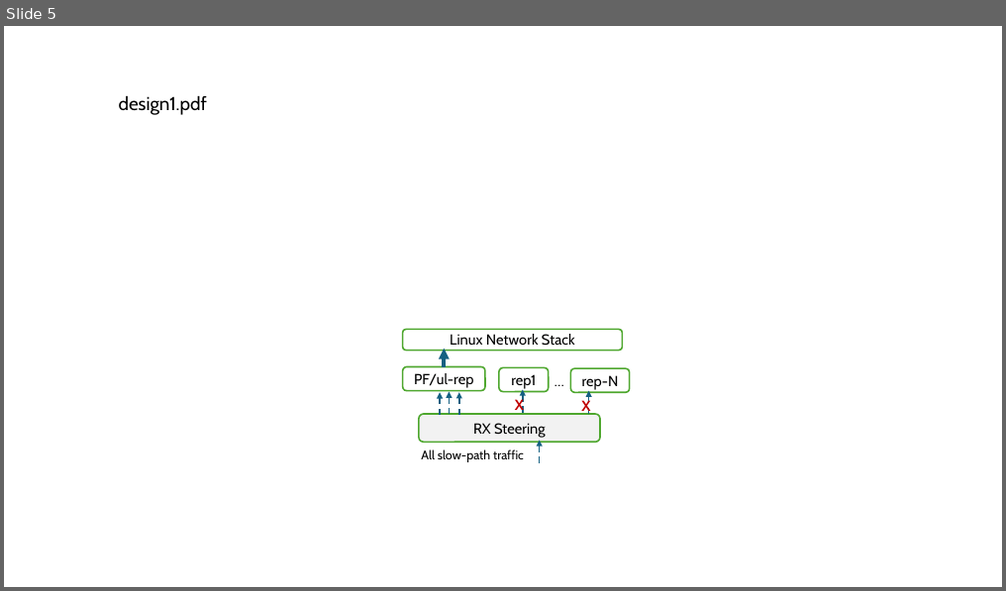
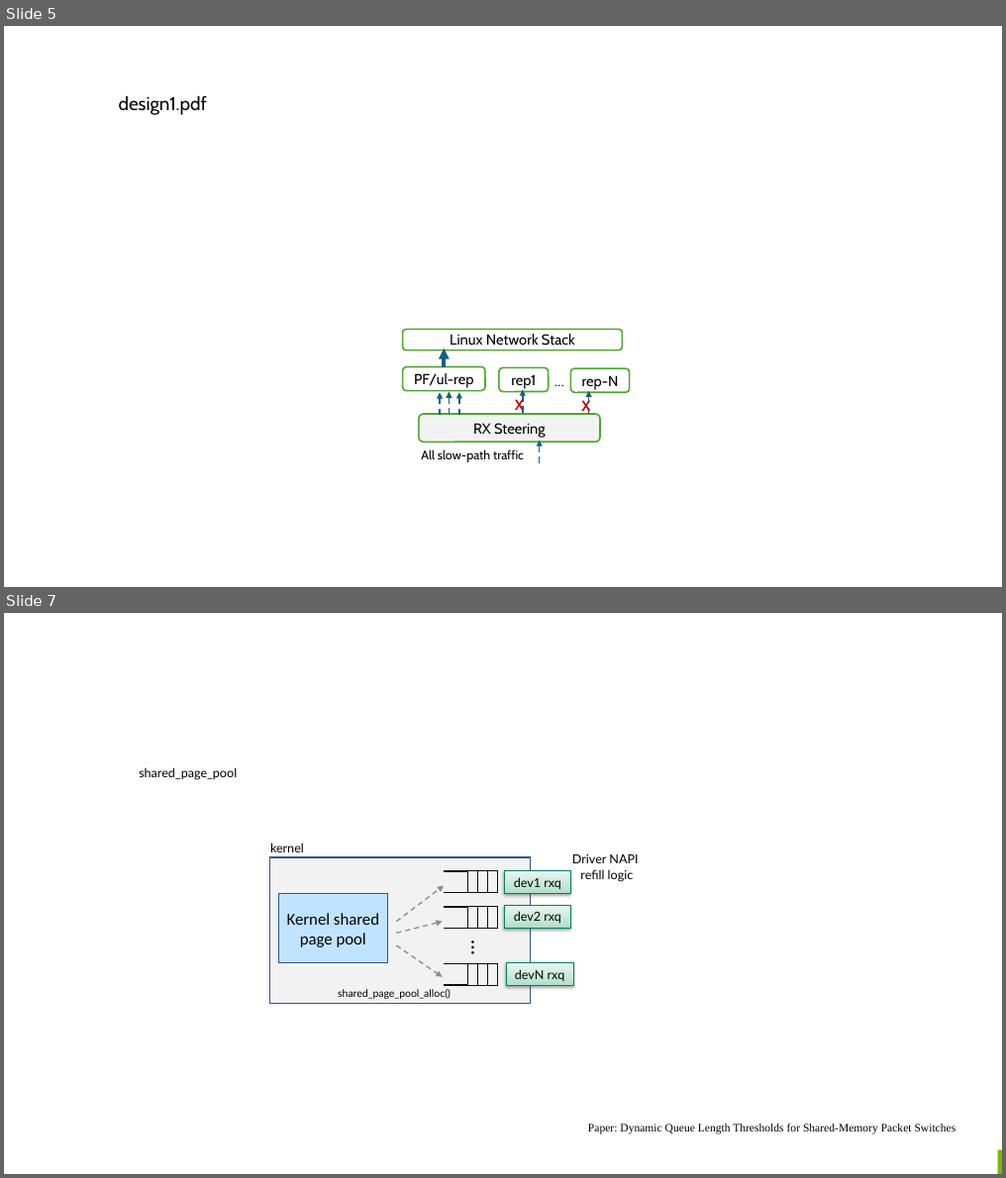
Before and after one commit to williamtu/netdevconf18-sharedmem, a slide deck: netdevconf0x18-sharedmem.pptx. Shown one above the other, each under a label of ours: slide 5 before the commit, slides 5 and 7 after it; the slides between them are not shown. The pictures are 1006x591 and 1006x1178 pixels, drawn with LibreOffice and Linux fonts; fonts in the diff are those of the drawing; background and template pictures are left out. Boxes give left, top, right and bottom in pixels: in the first picture for what was removed or moved away, otherwise in the second. Text is boxed around its words. In the diff, an @@ line names an element or a change of style, - is before the commit and + after.

```diff
--- a/netdevconf0x18-sharedmem.pptx
+++ b/netdevconf0x18-sharedmem.pptx
@@ slide 7 added at bbox=[4, 613, 1002, 1174], background #FFFFFF @@
@@ text added at bbox=[139, 767, 237, 780], 12 pt, text #000000 @@
+shared_page_pool
@@ text added at bbox=[270, 843, 304, 853], 12 pt, text #000000 @@
+kernel
@@ rectangle added at bbox=[269, 858, 531, 1004], fill #F2F2F2, outline #325491 1 pt @@
@@ rectangle added at bbox=[505, 871, 570, 894], fill gradient #ABDFC7 to #C5E8D7 to #E9F7F0, outline #008262 0.75 pt, 12 pt, text #000000 @@
+dev1 rxq
@@ text added at bbox=[572, 855, 638, 882], 12 pt, text #000000 @@
+Driver NAPI
+refill logic
@@ rectangle added at bbox=[279, 894, 388, 962], fill #C0E4FF, outline #325491 1 pt, 16 pt, text #000000 @@
+Kernel shared page pool
@@ arrow added from (396, 922) to (444, 885), #8C8C8C 1.25 pt dashed @@
@@ group added at bbox=[444, 871, 497, 893]: 3 rectangles, 2 lines @@
@@ rectangle added at bbox=[505, 906, 570, 928], fill gradient #ABDFC7 to #C5E8D7 to #E9F7F0, outline #008262 0.75 pt, 12 pt, text #000000 @@
+dev2 rxq
@@ arrow added from (396, 934) to (443, 922), #8C8C8C 1.25 pt dashed @@
@@ group added at bbox=[444, 907, 497, 929]: 3 rectangles, 2 lines @@
@@ text added at bbox=[463, 933, 496, 962], 20 pt, text #000000 @@
+…
@@ arrow added from (396, 946) to (443, 977), #8C8C8C 1.25 pt dashed @@
@@ rectangle added at bbox=[506, 963, 573, 986], fill gradient #ABDFC7 to #C5E8D7 to #E9F7F0, outline #008262 0.75 pt, 12 pt, text #000000 @@
+devN rxq
@@ text added at bbox=[338, 989, 450, 999], 10 pt, text #000000 @@
+shared_page_pool_alloc()
@@ group added at bbox=[444, 964, 497, 986]: 3 rectangles, 2 lines @@
@@ text added at bbox=[588, 1124, 956, 1135], 11 pt, text #000000 @@
+Paper: Dynamic Queue Length Thresholds for Shared-Memory Packet Switches
@@ rectangle added at bbox=[998, 1151, 1002, 1174], fill #76B900 @@
```
Also in this commit, not shown: 3 other slides added, 1 slide removed, 2 other files.
